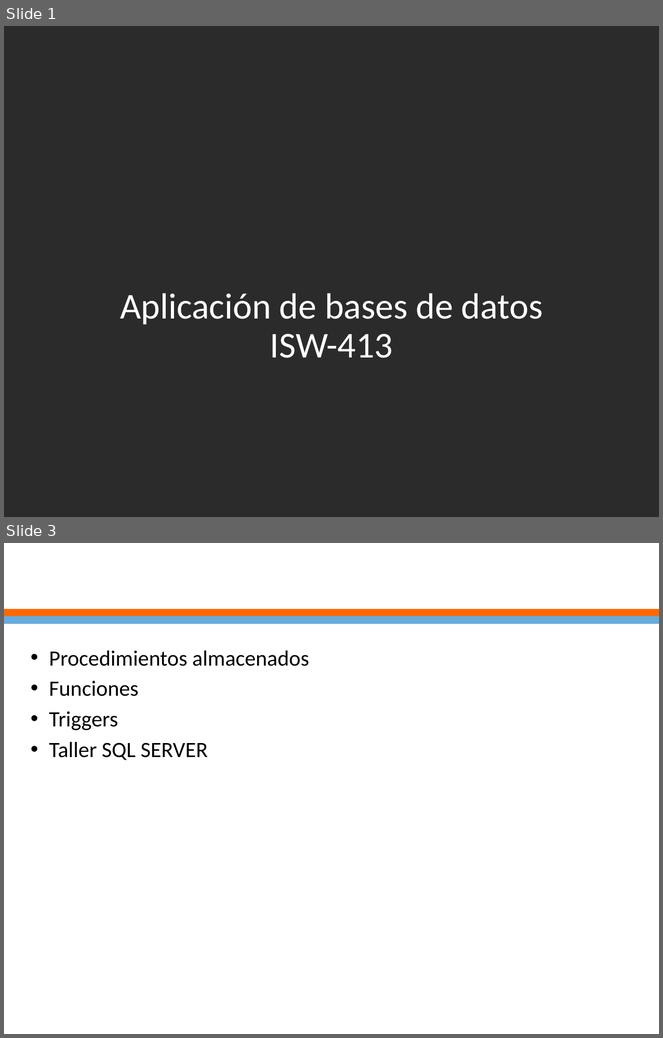
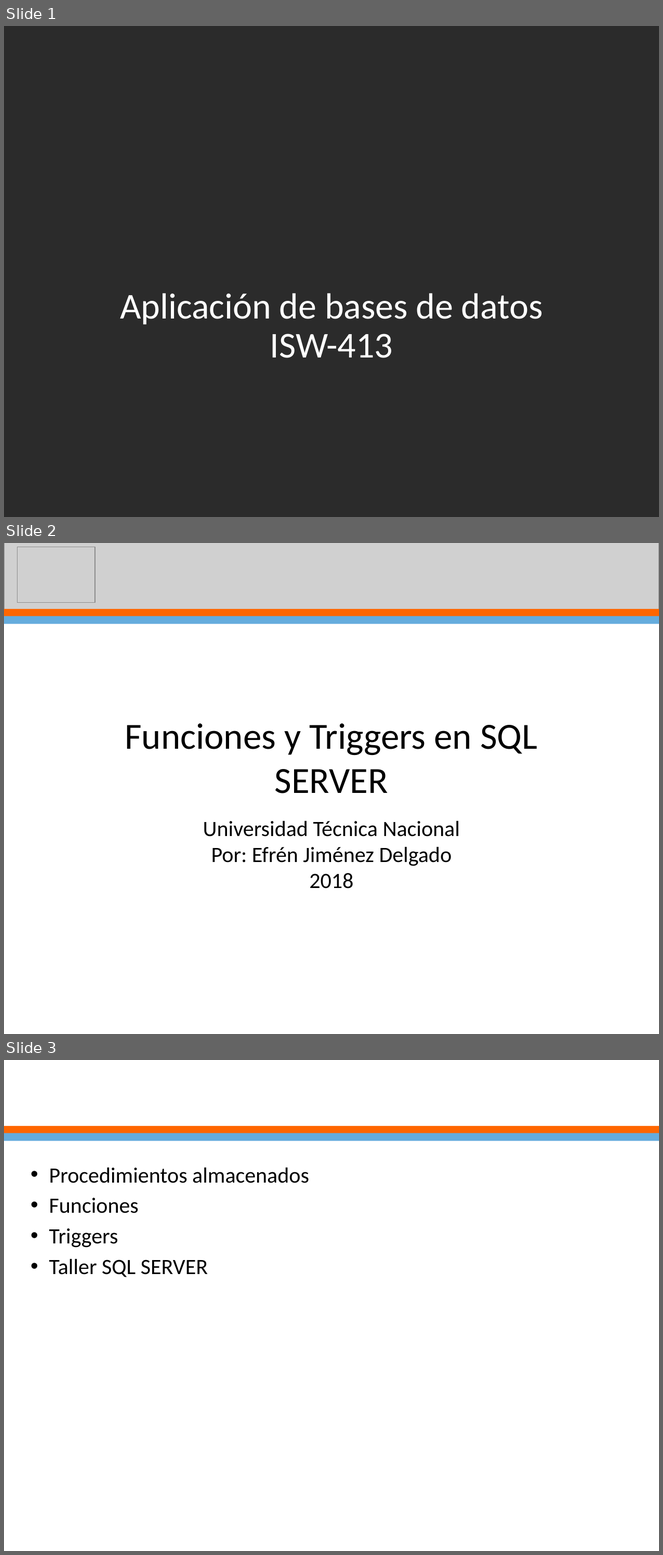
Before and after one commit to ejimenezdelgado/Aplica_db_martes_1_2018, a slide deck: Clase 9/clase9.pptx. Shown one above the other, each under a label of ours: slides 1 and 3 before the commit, slides 1, 2 and 3 after it; the slides between them are not shown. The pictures are 663x1038 and 663x1555 pixels, drawn with LibreOffice and Linux fonts; fonts in the diff are those of the drawing; grey boxes stand for pictures; background and template pictures are left out; a plain dark background stands for a picture behind light text. Boxes give left, top, right and bottom in pixels: in the first picture for what was removed or moved away, otherwise in the second. Text is boxed around its words. In the diff, an @@ line names an element or a change of style, - is before the commit and + after.

```diff
--- a/Clase 9/clase9.pptx
+++ b/Clase 9/clase9.pptx
@@ slide 2 added at (4,543,659,1034), background #FFFFFF @@
@@ picture added at (4,543,659,611) @@
@@ picture added at (17,547,95,603) @@
@@ rectangle added at (4,609,659,617), fill #FF6600 @@
@@ rectangle added at (4,616,659,624), fill #65ACDD @@
@@ title added at (125,723,538,794), 40.5 pt, text #000000 @@
+Funciones y Triggers en SQL SERVER
@@ subtitle added at (203,821,460,889), 24 pt, text #000000 @@
+Universidad Técnica Nacional
+Por: Efrén Jiménez Delgado
+2018
```
Also in this commit, not shown: 1 slide removed, 6 other files.
